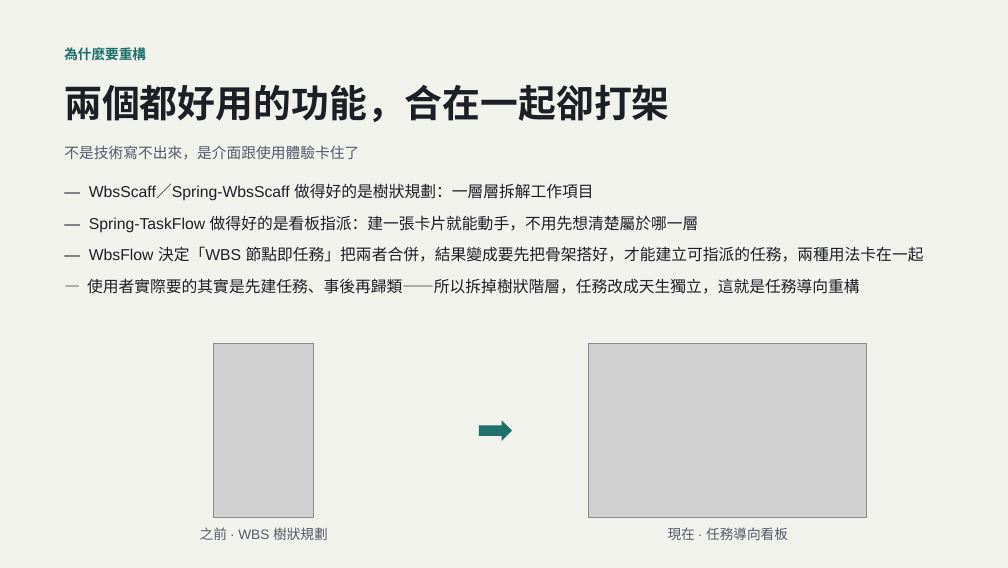
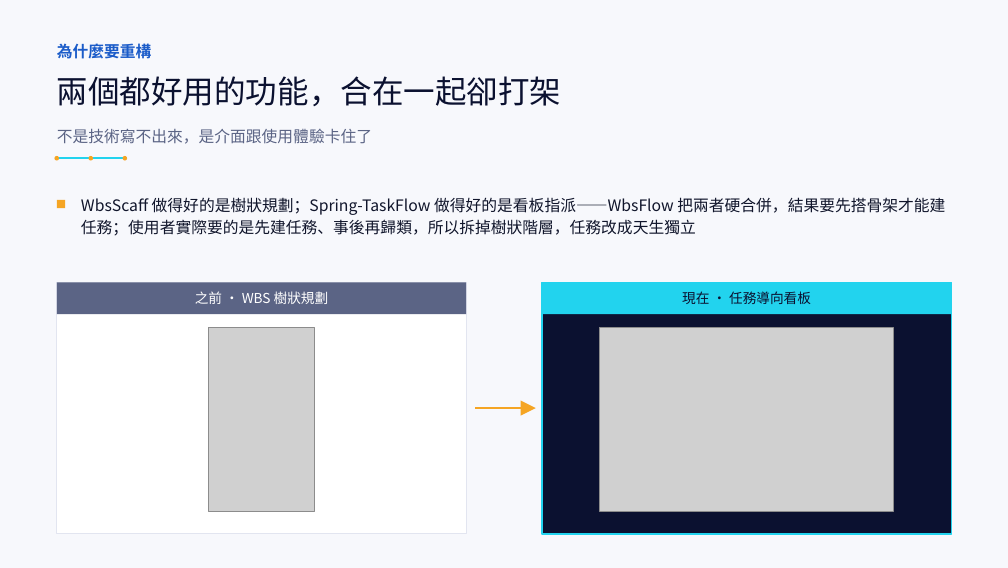
Before and after one commit to LinGaOscar/Spring-MissionBoard, a slide deck: slide 15 of docs/從HTML到SaaS_AI開發技巧回顧.pptx. Drawn at 1008x568 pixels with LibreOffice and Linux fonts; fonts in the diff are those of the drawing; grey boxes stand for pictures. Boxes give left, top, right and bottom in pixels: in the first picture for what was removed or moved away, otherwise in the second. Text is boxed around its words. In the diff, an @@ line names an element or a change of style, - is before the commit and + after.

Commit message:
docs: 簡報全 27 頁視覺重新設計
改用深靛藍／電光青／琥珀黃色系，封面與收尾 Q&A 頁改深色背景。開發歷程頁改時間軸視覺、數字統計頁改 KPI 儀表板風格、開發流程頁改流程圖、SaaS 與重構動機兩頁改左右對照面板。真實對話紀錄兩頁重新核對原始群組圖形裡的逐字內容，避免上次擷取遺漏。畫面截圖統一加外框與角標。內容全部沿用原文，純視覺改版。

```diff
--- a/docs/從HTML到SaaS_AI開發技巧回顧.pptx
+++ b/docs/從HTML到SaaS_AI開發技巧回顧.pptx
@@ background #F2F2EC to #F7F8FC @@
@@ text "為什麼要重構" at (57, 43, 152, 59): size 13 to 15 pt, font Arial to Courier New, text colour #1F6F6B to #1B5CC9 @@
@@ text "兩個都好用的功能，合在一起卻打架" at (57, 76, 561, 106): size 36 to 30 pt, font Arial to Noto Sans CJK SC, text colour #1C1F26 to #0B1130, bold off @@
@@ text "不是技術寫不出來，是介面跟使用體驗卡住了": place and size @@
-text "不是技術寫不出來，是介面跟使用體驗卡住了" at (64, 145, 359, 160)
+text "不是技術寫不出來，是介面跟使用體驗卡住了" at (57, 129, 372, 144)
@@ text "不是技術寫不出來，是介面跟使用體驗卡住了" at (57, 129, 372, 144): size 14 to 15 pt, font Arial to Noto Sans CJK SC, text colour #55596A to #5B6485 @@
@@ ellipse added at (54, 156, 59, 160), fill #F5A524 @@
@@ line added from (57, 158) to (125, 158), #22D3EE 1.5 pt @@
@@ ellipse added at (89, 156, 93, 160), fill #F5A524 @@
@@ ellipse added at (123, 156, 127, 160), fill #F5A524 @@
@@ rectangle added at (57, 200, 65, 208), fill #F5A524 @@
@@ text at (81, 197, 945, 236): text changed; font Arial to Noto Sans CJK SC; text colour #1C1F26 to #10152B @@
-— WbsScaff／Spring-WbsScaff 做得好的是樹狀規劃：一層層拆解工作項目
-— Spring-TaskFlow 做得好的是看板指派：建一張卡片就能動手，不用先想清楚屬於哪一層
-— WbsFlow 決定「WBS 節點即任務」把兩者合併，結果變成要先把骨架搭好，才能建立可指派的任務，兩種用法卡在一起
-— 使用者實際要的其實是先建任務、事後再歸類——所以拆掉樹狀階層，任務改成天生獨立，這就是任務導向重構
+WbsScaff 做得好的是樹狀規劃；Spring-TaskFlow 做得好的是看板指派——WbsFlow 把兩者硬合併，結果要先搭骨架才能建任務；使用者實際要的是先建任務、事後再歸類，所以拆掉樹狀階層，任務改成天生獨立
@@ text "之前 · WBS 樹狀規劃": place and size @@
-text "之前 · WBS 樹狀規劃" at (200, 527, 328, 540)
+text "之前 · WBS 樹狀規劃" at (195, 291, 329, 304)
@@ text "之前 · WBS 樹狀規劃" at (195, 291, 329, 304): font Arial to Noto Sans CJK SC, text colour #55596A to #FFFFFF; vertical alignment top to middle @@
@@ rectangle added at (57, 282, 466, 534), fill #FFFFFF, outline #E2E5F0 1 pt @@
@@ rectangle added at (57, 282, 466, 314), fill #5B6485 @@
@@ text "現在 · 任務導向看板": place and size @@
-text "現在 · 任務導向看板" at (668, 527, 788, 540)
+text "現在 · 任務導向看板" at (682, 291, 811, 304)
@@ text "現在 · 任務導向看板" at (682, 291, 811, 304): font Arial to Noto Sans CJK SC, text colour #55596A to #0B1130; vertical alignment top to middle @@
@@ rectangle added at (542, 282, 951, 534), fill #0B1130, outline #22D3EE 1.25 pt @@
@@ rectangle added at (542, 282, 951, 314), fill #22D3EE @@
@@ picture: place and size @@
-picture at (213, 344, 314, 518)
+picture at (209, 328, 315, 511)
@@ picture: place and size @@
-picture at (589, 344, 866, 518)
+picture at (600, 328, 894, 511)
@@ line added from (475, 408) to (533, 408), #F5A524 2.25 pt @@
@@ triangle added at (521, 400, 536, 415), fill #F5A524 @@
@@ right arrow removed at (479, 420, 512, 440) @@
```
Also in this commit, not shown: 26 other slides changed.
